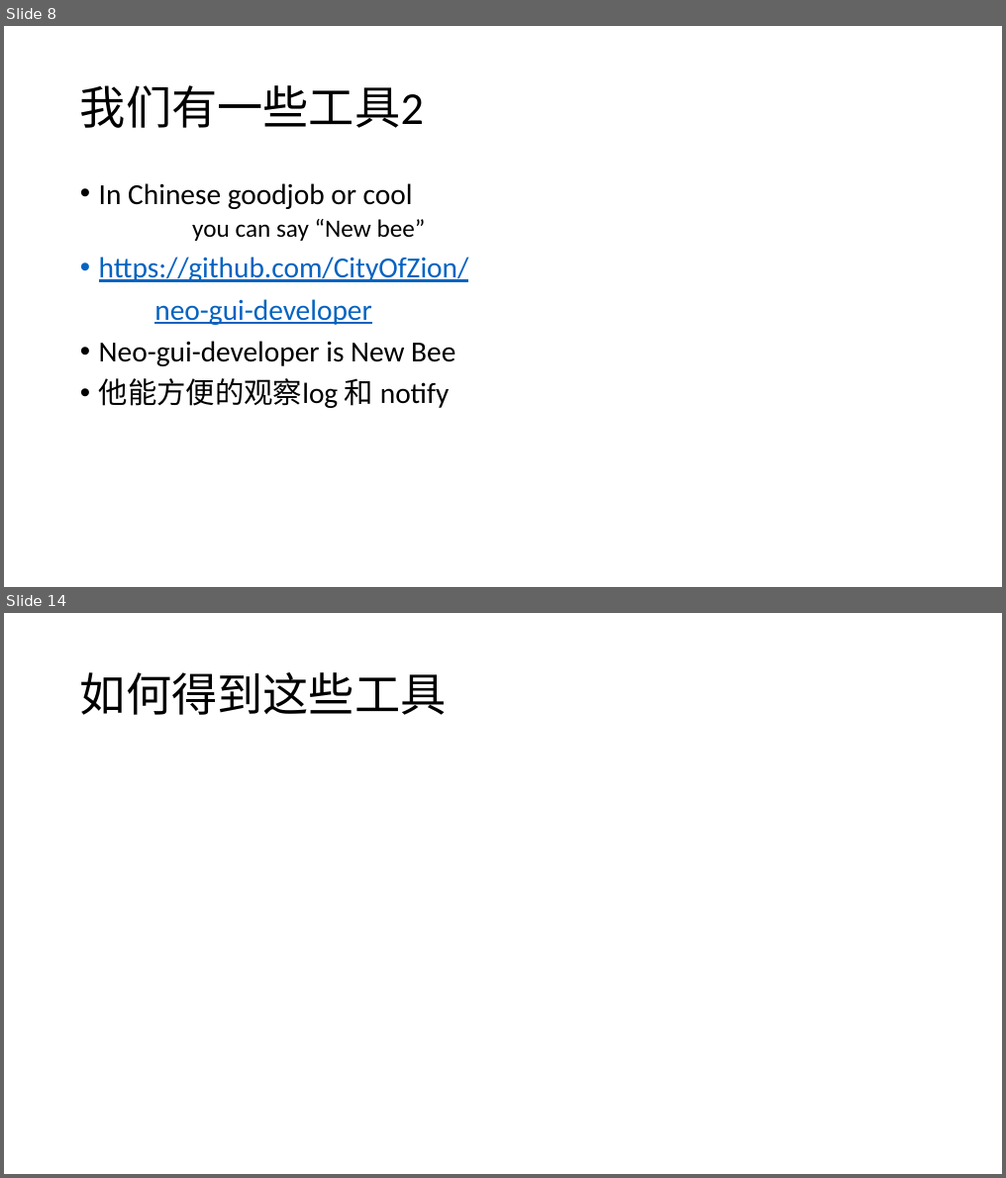
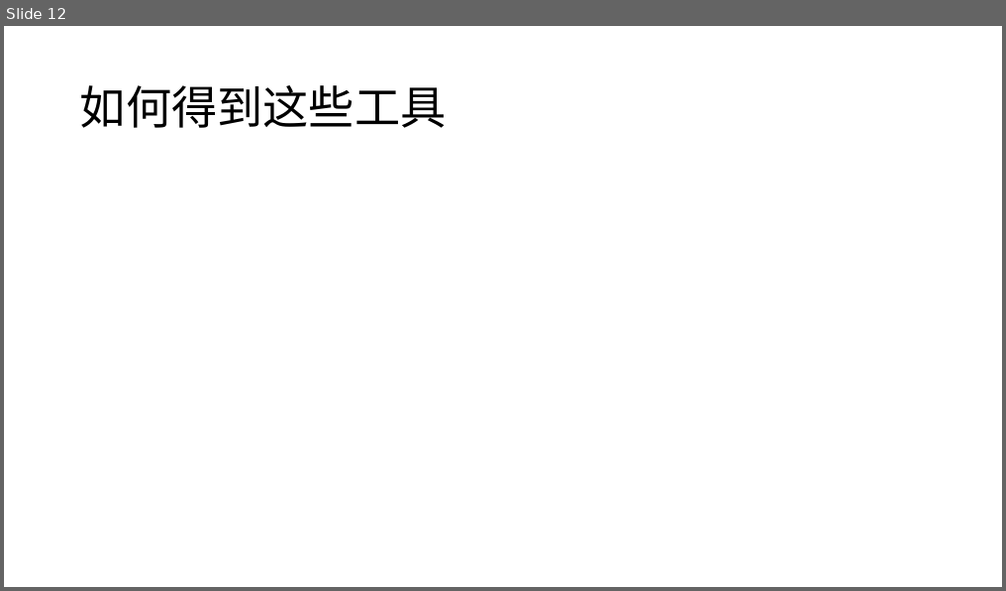
Before and after one commit to NewEconoLab/speech, a slide deck: lights/how to debug smartcontract(NEO).pptx. Shown one above the other, each under a label of ours: slides 8 and 14 before the commit, slide 12 after it; the slides between them are not shown. The pictures are 1006x1178 and 1006x591 pixels, drawn with LibreOffice and Linux fonts; fonts in the diff are those of the drawing. Boxes give left, top, right and bottom in pixels: in the first picture for what was removed or moved away, otherwise in the second. Text is boxed around its words. In the diff, an @@ line names an element or a change of style, - is before the commit and + after.

```diff
--- a/lights/how to debug smartcontract(NEO).pptx
+++ b/lights/how to debug smartcontract(NEO).pptx
@@ slide 8 removed at (x1=4, y1=26, x2=1002, y2=587), background #FFFFFF @@
@@ title removed at (x1=80, y1=85, x2=424, y2=128) @@
-我们有一些工具2
@@ text removed at (x1=99, y1=183, x2=469, y2=408) @@
-• In Chinese goodjob or cool
-  you can say “New bee”
-• https://github.com/CityOfZion/
-neo-gui-developer
-• Neo-gui-developer is New Bee
-• 他能方便的观察log 和 notify
@@ what was slide 14 is now slide 12 @@
```
Also in this commit, not shown: 2 slides changed, 4 slides added, 5 other slides removed, 1 other file.
